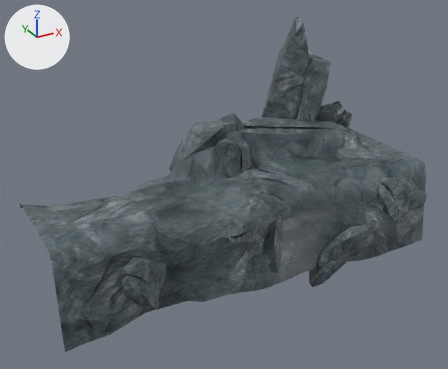
The FBX model Vertical Slice/Assets/Resources/Prefabs/FBXFiles/GroundPiece3.fbx, before and after one commit.
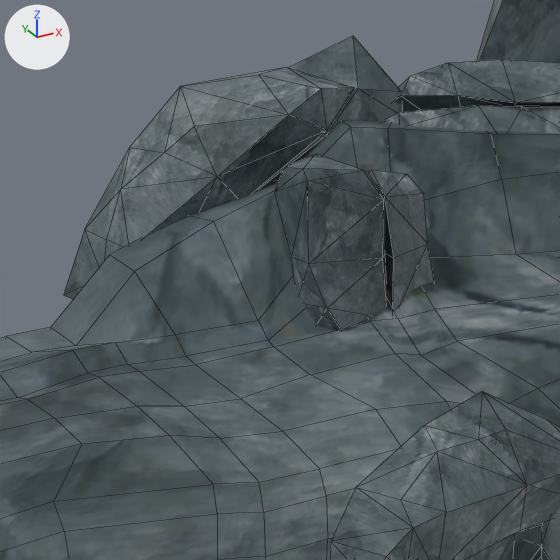
Each version is shown whole from a 50 mm camera at (-0.0712, -0.1225, 0.0841) aimed at (-0.0028, 0.0019, 0.0219), then close up on the part from 35% to 62% of the width and 28% to 62% of the height. The axes (+X, +Y, +Z) are drawn at upper left. The lights are the same throughout. The close-ups show mesh edges as thin lines. Where no turn or scale is listed for an object, it has been applied to the vertices.

The first close-up shows 'GroundPiece3'.
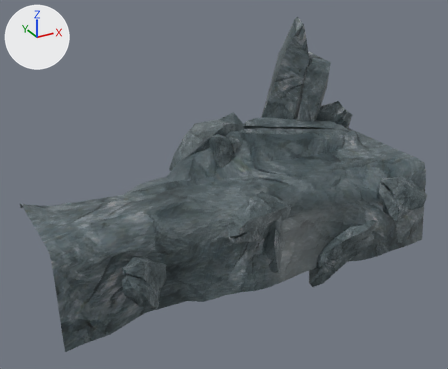
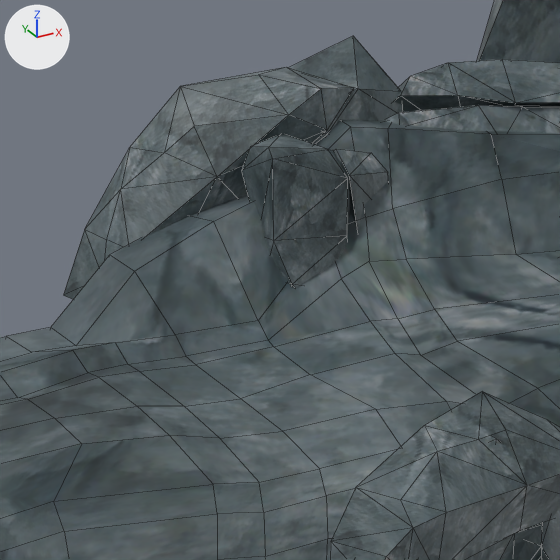
The change in detail:
me_mesh has 820 vertices, 897 faces and spans x -0.0501..0.0501, y -0.0199..0.0256, z -0.0044..0.0579.
me_mesh is used by ob_groundpiece3; location (0.0, 0.0, 0.0).
me_mesh part 1: the loose piece of 35 vertices spanning x -0.002..0.0083, y 0.0025..0.0109, z 0.0206..0.0318 is moved by (0.0, 0.0041, 0.0).

Boxes (x1, y1, x2, y2) around the edits, measured in the close-ups (560 x 560 px; the box of a moved part takes in the faces that stretch with it):
part 1 of me_mesh, moved or reshaped: before (275, 154, 434, 330); after (241, 135, 388, 288)
